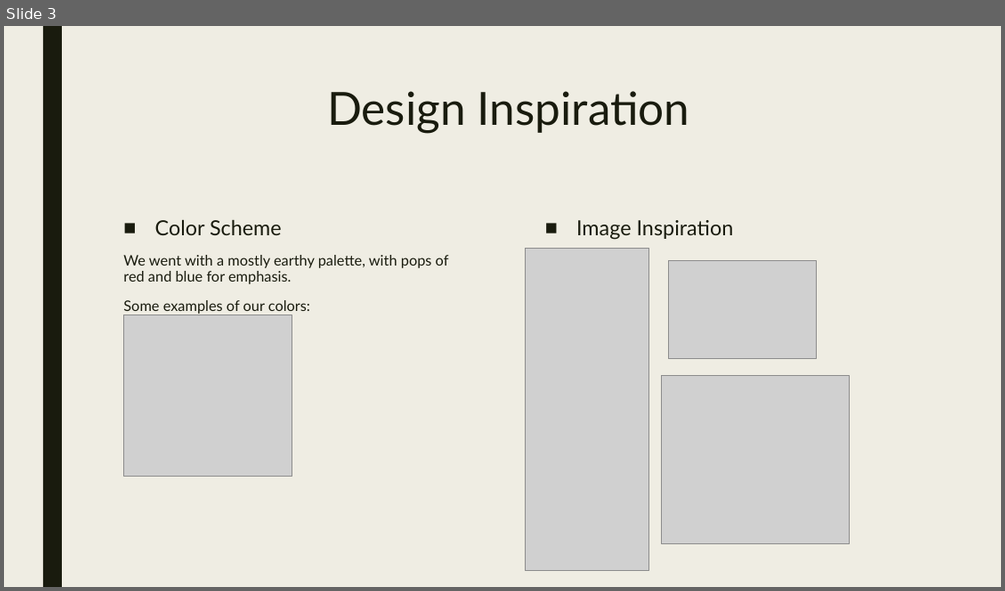
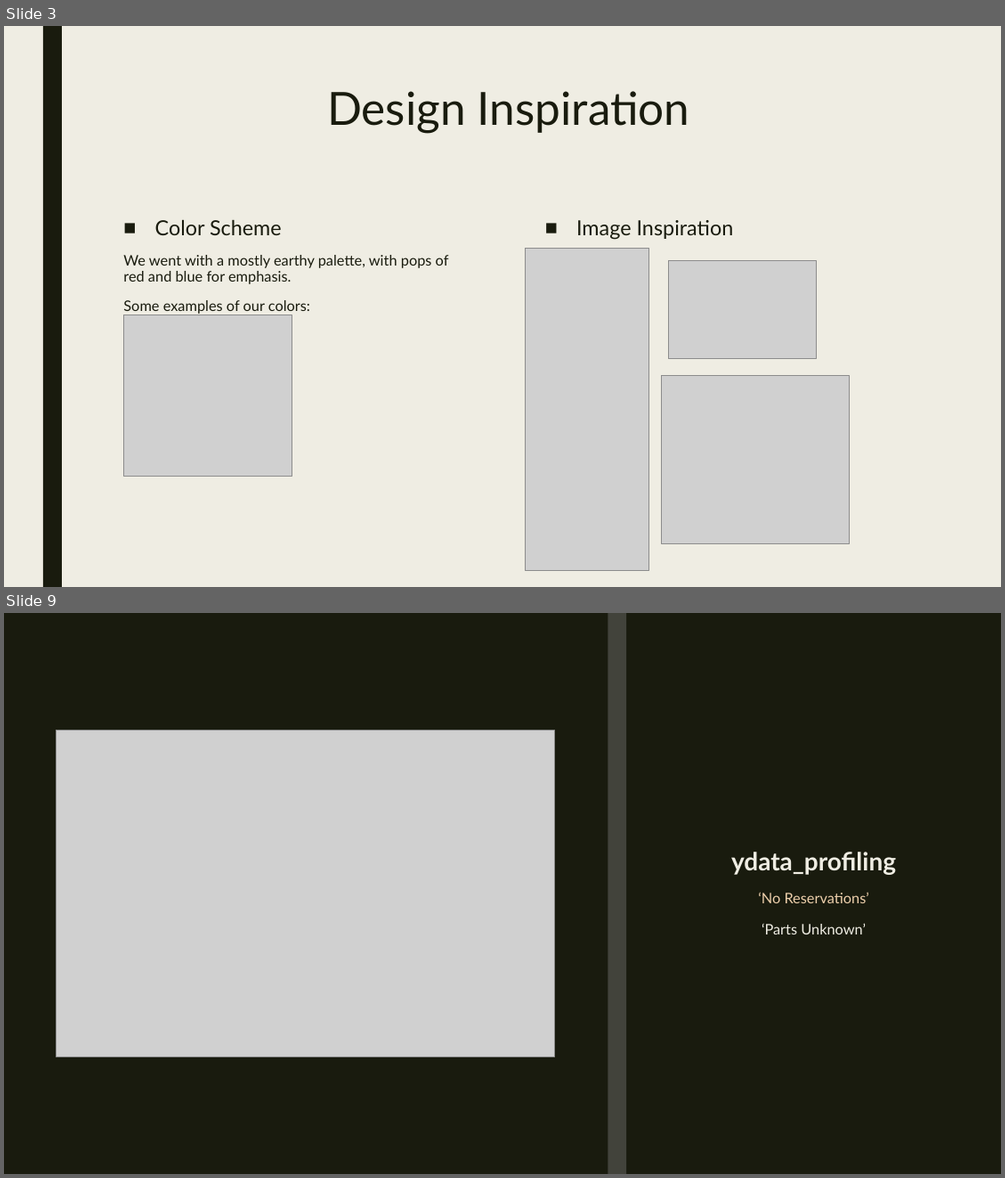
Before and after one commit to LosDelaro/Project-3, a slide deck: Anthony Bourdain’s Travels.pptx. Shown one above the other, each under a label of ours: slide 3 before the commit, slides 3 and 9 after it; the slides between them are not shown. The pictures are 1005x591 and 1005x1178 pixels, drawn with LibreOffice and Linux fonts; fonts in the diff are those of the drawing; grey boxes stand for pictures. Boxes give left, top, right and bottom in pixels: in the first picture for what was removed or moved away, otherwise in the second. Text is boxed around its words. In the diff, an @@ line names an element or a change of style, - is before the commit and + after.

```diff
--- a/Anthony Bourdain’s Travels.pptx
+++ b/Anthony Bourdain’s Travels.pptx
@@ slide 9 added at <box>4,613,1001,1174</box>, background #191B0E @@
@@ rectangle added at <box>4,613,1001,1174</box>, fill #191B0E @@
@@ rectangle added at <box>43,613,62,1174</box>, fill #EFEDE3 @@
@@ rectangle added at <box>607,613,626,1174</box>, fill #808080 at 40% opacity @@
@@ picture added at <box>57,730,555,1056</box> @@
@@ title added at <box>731,852,896,934</box>, 14 pt, text #EFEDE3 @@
+ydata_profiling
+‘No Reservations’
+‘Parts Unknown’
```
Also in this commit, not shown: 4 slides changed, 5 other slides added, 1 slide removed, 2 other files.
